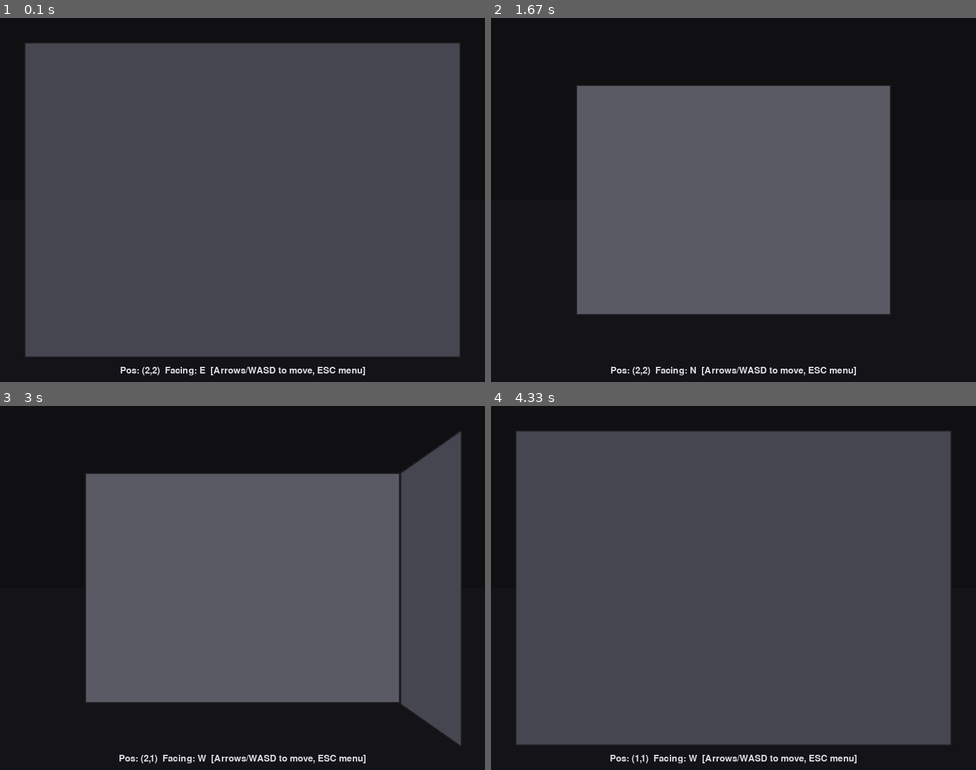
Above: before the commit, frames 1-4 (two rows, left to right).
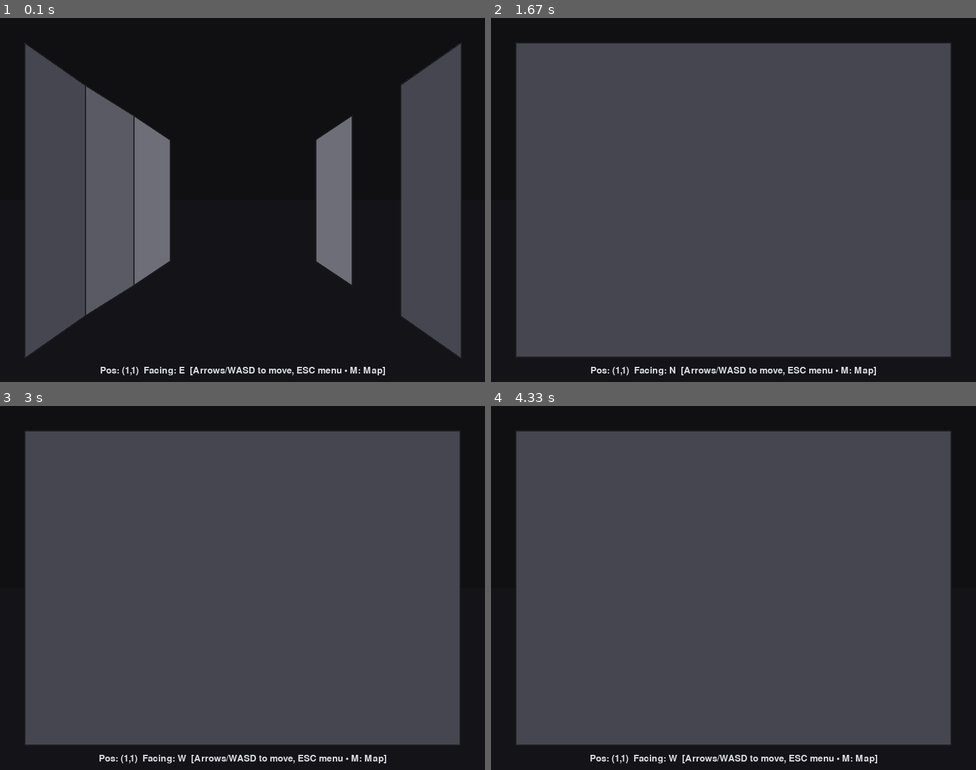
Above: after the commit, the same moments.

Repository: JoshCLWren/python_crpg
Game: pygame game, started from main.py
Two runs of this game, one before a commit and one after it. Both use one fixed random seed, a clock stepped at 60 frames per second and the inputs below.
Inputs:
- Up to frame 1 (0.1 s): no input
- Up to frame 2 (1.67 s): hold M 0.33-0.8 s; hold Right 0.33-0.8 s; hold M 0.83-1.3 s; hold Right 0.83-1.3 s; hold D from 1.33 s (still down)
- Up to frame 3 (3 s): release D at 1.8 s; hold Up 1.83-2.13 s; hold W 2.17-2.63 s; hold Left from 2.67 s (still down)
- Up to frame 4 (4.33 s): release Left at 3.2 s; hold W 3.23-3.53 s; hold Up 3.57-3.97 s

The runs differ from the first frame. In frame 1, 54% of the frame differs, in the area x 5-95%, y 7-99%; in frame 2, 37%; in frame 3, 29%; in frame 4, 0.7%.

Commit message:
add procdurally gernated map

Diff:
--- a/game/dungeon.py
+++ b/game/dungeon.py
@@ -1,8 +1,9 @@
 from __future__ import annotations
 
 from dataclasses import dataclass
-from typing import List
+from typing import List, Optional
 import json
+import random
 
 
 
@@ -43,10 +44,36 @@
 
 
 class Dungeon:
-    def __init__(self, grid: List[List[Tile]] | None = None) -> None:
-        self.grid = grid if grid is not None else default_map()
-        # Place player in a walkable cell facing north
-        self.player = PlayerState(x=2, y=2, facing=1)
+    def __init__(
+        self,
+        grid: Optional[List[List[Tile]]] = None,
+        *,
+        procedural: bool = True,
+        width: int = 31,
+        height: int = 31,
+        seed: Optional[int] = None,
+    ) -> None:
+        # Choose source of map: provided grid, procedural, or default static map
+        if grid is not None:
+            self.grid = grid
+        elif procedural:
+            self.grid = generate_maze(width, height, seed=seed)
+        else:
+            self.grid = default_map()
+
+        # Place player in a walkable cell facing east
+        # Prefer (1,1) if walkable; else find first walkable tile
+        if not self.is_wall(1, 1):
+            start_x, start_y = 1, 1
+        else:
+            start_x, start_y = self._find_first_floor()
+        self.player = PlayerState(x=start_x, y=start_y, facing=1)
+        # Track visited tiles (for map view)
+        self.visited: List[List[bool]] = [
+            [False for _ in range(len(self.grid[0]))] for _ in range(len(self.grid))
+        ]
+        # Mark starting position as visited
+        self._mark_visited(self.player.x, self.player.y)
 
     # --- Persistence ---
     def to_dict(self) -> dict:
@@ -57,6 +84,7 @@
                 "y": self.player.y,
                 "facing": self.player.facing,
             },
+            "visited": self.visited,
         }
 
     def load_dict(self, data: dict) -> None:
@@ -69,6 +97,21 @@
             y=int(player.get("y", self.player.y)),
             facing=int(player.get("facing", self.player.facing)),
         )
+        # Load visited if present; otherwise initialize and mark current position
+        visited = data.get("visited")
+        if isinstance(visited, list) and visited and isinstance(visited[0], list):
+            # Ensure dimensions match the grid; if not, rebuild
+            if len(visited) == len(self.grid) and all(len(row) == len(self.grid[0]) for row in visited):
+                self.visited = visited  # type: ignore[assignment]
+            else:
+                self.visited = [
+                    [False for _ in range(len(self.grid[0]))] for _ in range(len(self.grid))
+                ]
+        else:
+            self.visited = [
+                [False for _ in range(len(self.grid[0]))] for _ in range(len(self.grid))
+            ]
+        self._mark_visited(self.player.x, self.player.y)
 
     def save_to_file(self, path: str) -> None:
         with open(path, "w", encoding="utf-8") as f:
@@ -97,12 +140,14 @@
         nx, ny = self.player.x + dx, self.player.y + dy
         if not self.is_wall(nx, ny):
             self.player.x, self.player.y = nx, ny
+            self._mark_visited(self.player.x, self.player.y)
 
     def step_back(self) -> None:
         dx, dy = self._dir_vec()
         nx, ny = self.player.x - dx, self.player.y - dy
         if not self.is_wall(nx, ny):
             self.player.x, self.player.y = nx, ny
+            self._mark_visited(self.player.x, self.player.y)
 
     # --- Utils ---
     def _dir_vec(self) -> tuple[int, int]:
@@ -126,3 +171,77 @@
             return (px - right, py + forward)
         # W
         return (px - forward, py - right)
+
+    # --- Visited helpers ---
+    def _mark_visited(self, x: int, y: int) -> None:
+        if 0 <= y < len(self.visited) and 0 <= x < len(self.visited[0]):
+            # Only mark walkable tiles
+            if not self.is_wall(x, y):
+                self.visited[y][x] = True
+
+    def _find_first_floor(self) -> tuple[int, int]:
+        for y in range(len(self.grid)):
+            for x in range(len(self.grid[0])):
+                if not self.is_wall(x, y):
+                    return x, y
+        # Fallback to (0,0) if somehow all walls
+        return 0, 0
+
+
+def generate_maze(width: int, height: int, *, seed: Optional[int] = None) -> List[List[Tile]]:
+    """Generate a perfect maze using DFS backtracking.
+
+    - 1 = wall, 0 = floor
+    - Guarantees outer border walls and full connectivity among floor cells.
+    - Works best with odd dimensions; even sizes are adjusted down by 1.
+    """
+    rng = random.Random(seed)
+
+    # Ensure odd dimensions >= 5
+    w = max(5, width - (width + 1) % 2)  # make odd
+    h = max(5, height - (height + 1) % 2)  # make odd
+
+    # Start with all walls
+    grid: List[List[Tile]] = [[1 for _ in range(w)] for _ in range(h)]
+
+    # Helper to carve a cell
+    def carve(x: int, y: int) -> None:
+        grid[y][x] = 0
+
+    # Directions: N, S, W, E as 2-step moves (carve between)
+    dirs = [(0, -2), (0, 2), (-2, 0), (2, 0)]
+
+    # Pick a random starting cell at odd coordinates
+    sx = rng.randrange(1, w, 2)
+    sy = rng.randrange(1, h, 2)
+    carve(sx, sy)
+
+    stack: list[tuple[int, int]] = [(sx, sy)]
+    while stack:
+        x, y = stack[-1]
+        # Shuffle directions per step for randomness
+        rng.shuffle(dirs)
+        carved = False
+        for dx, dy in dirs:
+            nx, ny = x + dx, y + dy
+            bx, by = x + dx // 2, y + dy // 2  # between cell (wall to break)
+            if 1 <= nx < w - 1 and 1 <= ny < h - 1 and grid[ny][nx] == 1:
+                # If target cell is a wall and inside bounds, carve passage
+                grid[by][bx] = 0
+                grid[ny][nx] = 0
+                stack.append((nx, ny))
+                carved = True
+                break
+        if not carved:
+            stack.pop()
+
+    # Ensure (1,1) is floor and outer border remains walls
+    carve(1, 1)
+    for ix in range(w):
+        grid[0][ix] = 1
+        grid[h - 1][ix] = 1
+    for iy in range(h):
+        grid[iy][0] = 1
+        grid[iy][w - 1] = 1
+
+    return grid
--- a/game/view_pygame.py
+++ b/game/view_pygame.py
@@ -46,6 +46,15 @@
         self.color_menu_box = (25, 25, 30)
         self.color_menu_highlight = (80, 120, 220)
 
+        # Map palette
+        self.color_map_bg = (8, 8, 10)
+        self.color_map_grid = (30, 30, 36)
+        self.color_map_wall = (70, 70, 80)
+        self.color_map_floor_unseen = (16, 16, 18)
+        self.color_map_floor_seen = (140, 140, 155)
+        self.color_map_player = (240, 220, 60)
+        self.color_map_player_fov = (240, 220, 60)
+
         # Menu state
         self.menu_open = False
         self.menu_items = ["Resume", "Save", "Load", "Quit"]
@@ -53,6 +62,9 @@
         self.save_path = os.path.join(os.getcwd(), "savegame.json")
         self._toast_text: str | None = None
         self._toast_until: float = 0.0
+
+        # Map state
+        self.map_open = False
 
     # ----------------- Mainloop -----------------
     def run(self) -> None:
@@ -80,7 +92,9 @@
                             elif choice == "Quit":
                                 running = False
                     else:
-                        if event.key in (pygame.K_LEFT, pygame.K_a):
+                        if event.key == pygame.K_m:
+                            self.map_open = not self.map_open
+                        elif event.key in (pygame.K_LEFT, pygame.K_a):
                             self.dungeon.turn_left()
                         elif event.key in (pygame.K_RIGHT, pygame.K_d):
                             self.dungeon.turn_right()
@@ -104,32 +118,36 @@
         s = self.screen
         s.fill(self.color_bg)
 
-        # Ceiling and floor
-        pygame.draw.rect(s, self.color_ceiling, pygame.Rect(0, 0, W, H // 2))
-        pygame.draw.rect(s, self.color_floor, pygame.Rect(0, H // 2, W, H // 2))
-
-        # Draw far to near layers
-        for d in reversed(range(4)):
-            fx1, fy1, fx2, fy2 = self._front_rect(d)
-            wx, wy = self.dungeon.transform_local(d + 1, 0)
-            if self.dungeon.is_wall(wx, wy):
-                self._rect_with_outline((fx1, fy1, fx2 - fx1, fy2 - fy1), self._wall_color(d))
-                continue
-
-            if d < 3:
-                # Left side wall
-                lx, ly = self.dungeon.transform_local(d + 1, -1)
-                if self.dungeon.is_wall(lx, ly):
-                    self._side_wall(d, left=True)
-                # Right side wall
-                rx, ry = self.dungeon.transform_local(d + 1, 1)
-                if self.dungeon.is_wall(rx, ry):
-                    self._side_wall(d, left=False)
+        if self.map_open:
+            self._draw_map()
+        else:
+            # Ceiling and floor
+            pygame.draw.rect(s, self.color_ceiling, pygame.Rect(0, 0, W, H // 2))
+            pygame.draw.rect(s, self.color_floor, pygame.Rect(0, H // 2, W, H // 2))
+
+            # Draw far to near layers
+            for d in reversed(range(4)):
+                fx1, fy1, fx2, fy2 = self._front_rect(d)
+                wx, wy = self.dungeon.transform_local(d + 1, 0)
+                if self.dungeon.is_wall(wx, wy):
+                    self._rect_with_outline((fx1, fy1, fx2 - fx1, fy2 - fy1), self._wall_color(d))
+                    continue
+
+                if d < 3:
+                    # Left side wall
+                    lx, ly = self.dungeon.transform_local(d + 1, -1)
+                    if self.dungeon.is_wall(lx, ly):
+                        self._side_wall(d, left=True)
+                    # Right side wall
+                    rx, ry = self.dungeon.transform_local(d + 1, 1)
+                    if self.dungeon.is_wall(rx, ry):
+                        self._side_wall(d, left=False)
 
         # HUD
         p = self.dungeon.player
         facing = ["N", "E", "S", "W"][p.facing]
-        text = f"Pos: ({p.x},{p.y})  Facing: {facing}  [Arrows/WASD to move, ESC menu]"
+        extra = " • M: Map" if not self.map_open else " • M: Close Map"
+        text = f"Pos: ({p.x},{p.y})  Facing: {facing}  [Arrows/WASD to move, ESC menu{extra}]"
         surf = self.font.render(text, True, self.color_text)
         s.blit(surf, (W // 2 - surf.get_width() // 2, H - 26))
 
@@ -141,6 +159,69 @@
         # Menu overlay
         if self.menu_open:
             self._draw_menu()
+
+    def _draw_map(self) -> None:
+        W, H = self.width, self.height
+        s = self.screen
+        s.fill(self.color_map_bg)
+
+        grid = self.dungeon.grid
+        visited = self.dungeon.visited
+        rows = len(grid)
+        cols = len(grid[0]) if rows else 0
+        if rows == 0 or cols == 0:
+            return
+
+        # Compute tile size with some margin
+        margin = 40
+        available_w = W - margin * 2
+        available_h = H - margin * 2
+        tile_w = max(2, min(32, available_w // cols))
+        tile_h = max(2, min(32, available_h // rows))
+        tile = min(tile_w, tile_h)
+        map_w = tile * cols
+        map_h = tile * rows
+        offset_x = (W - map_w) // 2
+        offset_y = (H - map_h) // 2
+
+        # Draw grid background and cells
+        for y in range(rows):
+            for x in range(cols):
+                rx = offset_x + x * tile
+                ry = offset_y + y * tile
+                rect = pygame.Rect(rx, ry, tile, tile)
+                if grid[y][x] == 1:
+                    pygame.draw.rect(s, self.color_map_wall, rect)
+                else:
+                    color = self.color_map_floor_seen if visited[y][x] else self.color_map_floor_unseen
+                    pygame.draw.rect(s, color, rect)
+
+        # Grid lines to delineate cells
+        for y in range(rows + 1):
+            ypix = offset_y + y * tile
+            pygame.draw.line(s, self.color_map_grid, (offset_x, ypix), (offset_x + map_w, ypix), 1)
+        for x in range(cols + 1):
+            xpix = offset_x + x * tile
+            pygame.draw.line(s, self.color_map_grid, (xpix, offset_y), (xpix, offset_y + map_h), 1)
+
+        # Draw player position and facing
+        p = self.dungeon.player
+        px = offset_x + p.x * tile + tile // 2
+        py = offset_y + p.y * tile + tile // 2
+        r = max(3, tile // 3)
+        pygame.draw.circle(s, self.color_map_player, (px, py), r)
+        # Facing indicator
+        dir_vecs = [(0, -1), (1, 0), (0, 1), (-1, 0)]
+        dx, dy = dir_vecs[p.facing]
+        tip_x = px + int(dx * r * 1.6)
+        tip_y = py + int(dy * r * 1.6)
+        pygame.draw.line(s, self.color_map_player, (px, py), (tip_x, tip_y), 2)
+
+        # Title / legend
+        title = self.font_large.render("Dungeon Map", True, self.color_text)
+        s.blit(title, (W // 2 - title.get_width() // 2, offset_y - 30))
+        legend = self.font.render("#: wall  • dark: unseen  • light: visited  • dot+arrow: you", True, self.color_text)
+        s.blit(legend, (W // 2 - legend.get_width() // 2, offset_y + map_h + 10))
 
     def _wall_color(self, d: int) -> Color:
         idx = max(0, min(3, d))
